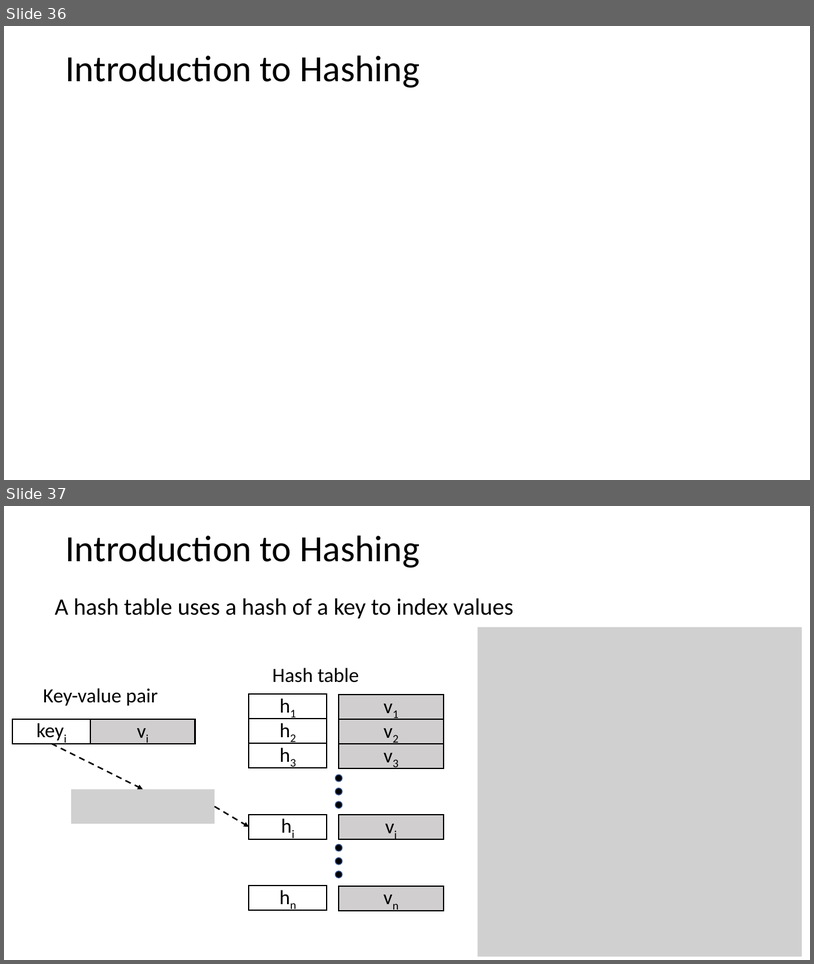
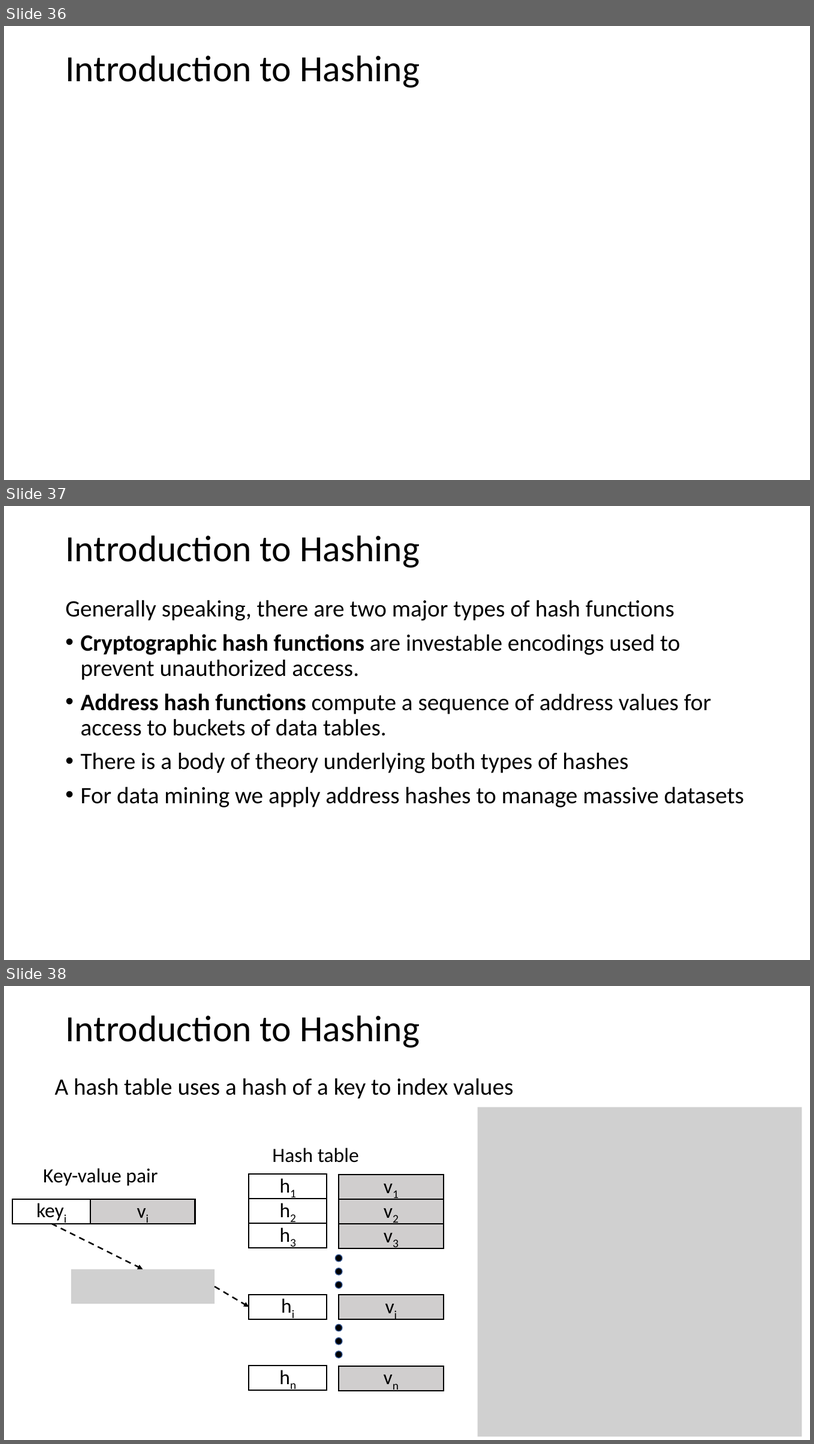
Before and after one commit to harelgabainew/school1, a slide deck: slides/1_Introduction.pptx. Shown one above the other, each under a label of ours: slides 36 and 37 before the commit, slides 36, 37 and 38 after it. The pictures are 814x964 and 814x1444 pixels, drawn with LibreOffice and Linux fonts; fonts in the diff are those of the drawing; grey boxes stand for pictures. Boxes give left, top, right and bottom in pixels: in the first picture for what was removed or moved away, otherwise in the second. Text is boxed around its words. In the diff, an @@ line names an element or a change of style, - is before the commit and + after.

```diff
--- a/slides/1_Introduction.pptx
+++ b/slides/1_Introduction.pptx
@@ slide 37 added at <box>4,506,810,960</box>, background #FFFFFF @@
@@ text added at <box>65,535,420,568</box>, 44 pt, text #000000 @@
+Introduction to Hashing
@@ text added at <box>65,600,744,807</box>, 28 pt, text #000000 @@
+Generally speaking, there are two major types of hash functions
+• Cryptographic hash functions are investable encodings used to prevent unauthorized access.
+• Address hash functions compute a sequence of address values for access to buckets of data tables.
+• There is a body of theory underlying both types of hashes
+• For data mining we apply address hashes to manage massive datasets
@@ what was slide 37 is now slide 38 @@
```
Also in this commit, not shown: 5 other files.
